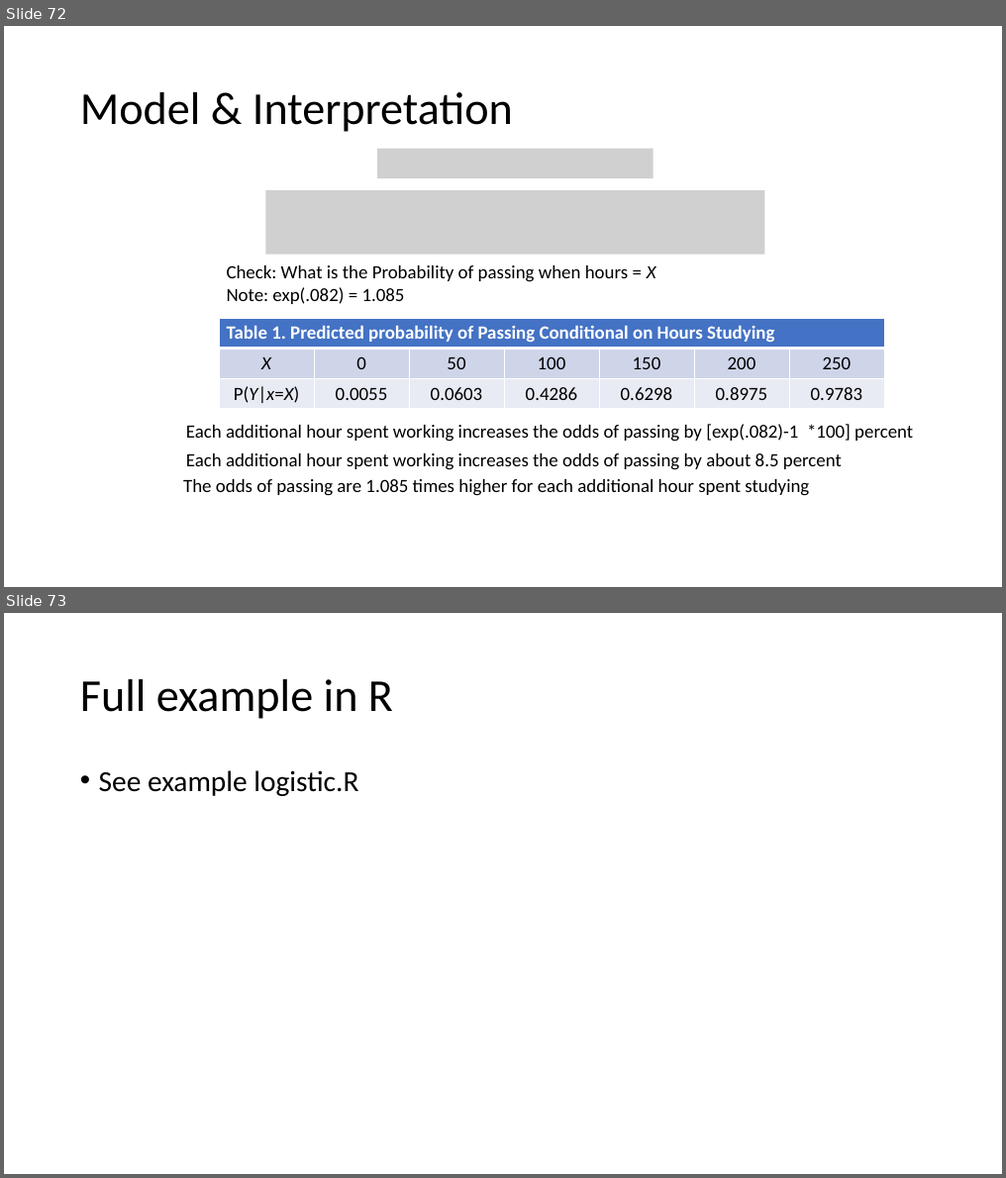
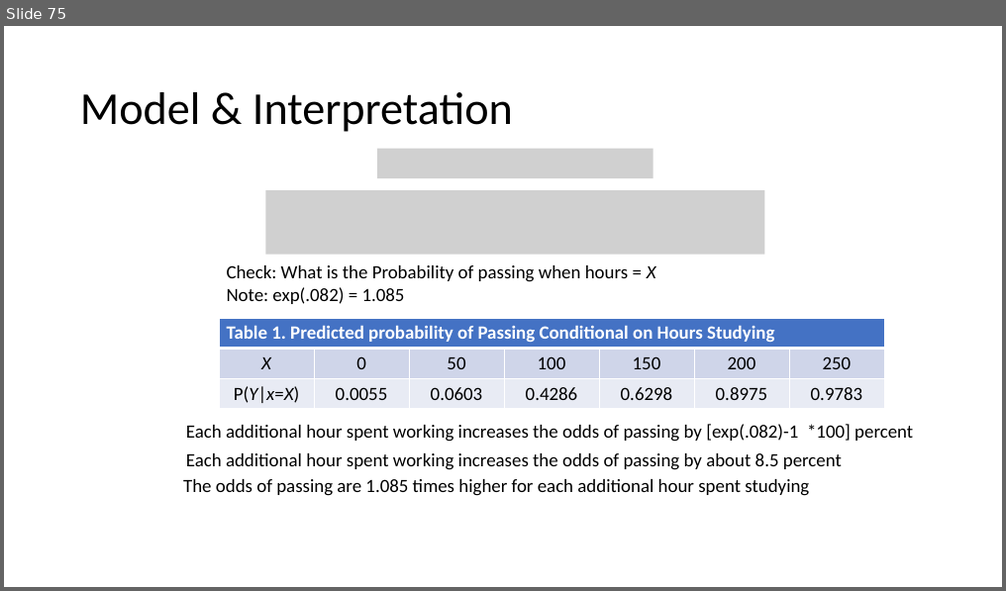
Before and after one commit to issues-osu/statsii-spring2026, a slide deck: slides/logistic/logistic_regression-lecture.pptx. Shown one above the other, each under a label of ours: slides 72 and 73 before the commit, slide 75 after it. The pictures are 1006x1178 and 1006x591 pixels, drawn with LibreOffice and Linux fonts; fonts in the diff are those of the drawing; grey boxes stand for pictures. Boxes give left, top, right and bottom in pixels: in the first picture for what was removed or moved away, otherwise in the second. Text is boxed around its words. In the diff, an @@ line names an element or a change of style, - is before the commit and + after.

```diff
--- a/slides/logistic/logistic_regression-lecture.pptx
+++ b/slides/logistic/logistic_regression-lecture.pptx
@@ slide 73 removed at [4,613,1002,1174], background #FFFFFF @@
@@ title removed at [80,679,393,719] @@
-Full example in R
@@ text removed at [99,770,358,796] @@
-• See example logistic.R
@@ what was slide 72 is now slide 75 @@
```
Also in this commit, not shown: 17 slides changed, 7 slides added, 3 other slides removed, 4 other files.
